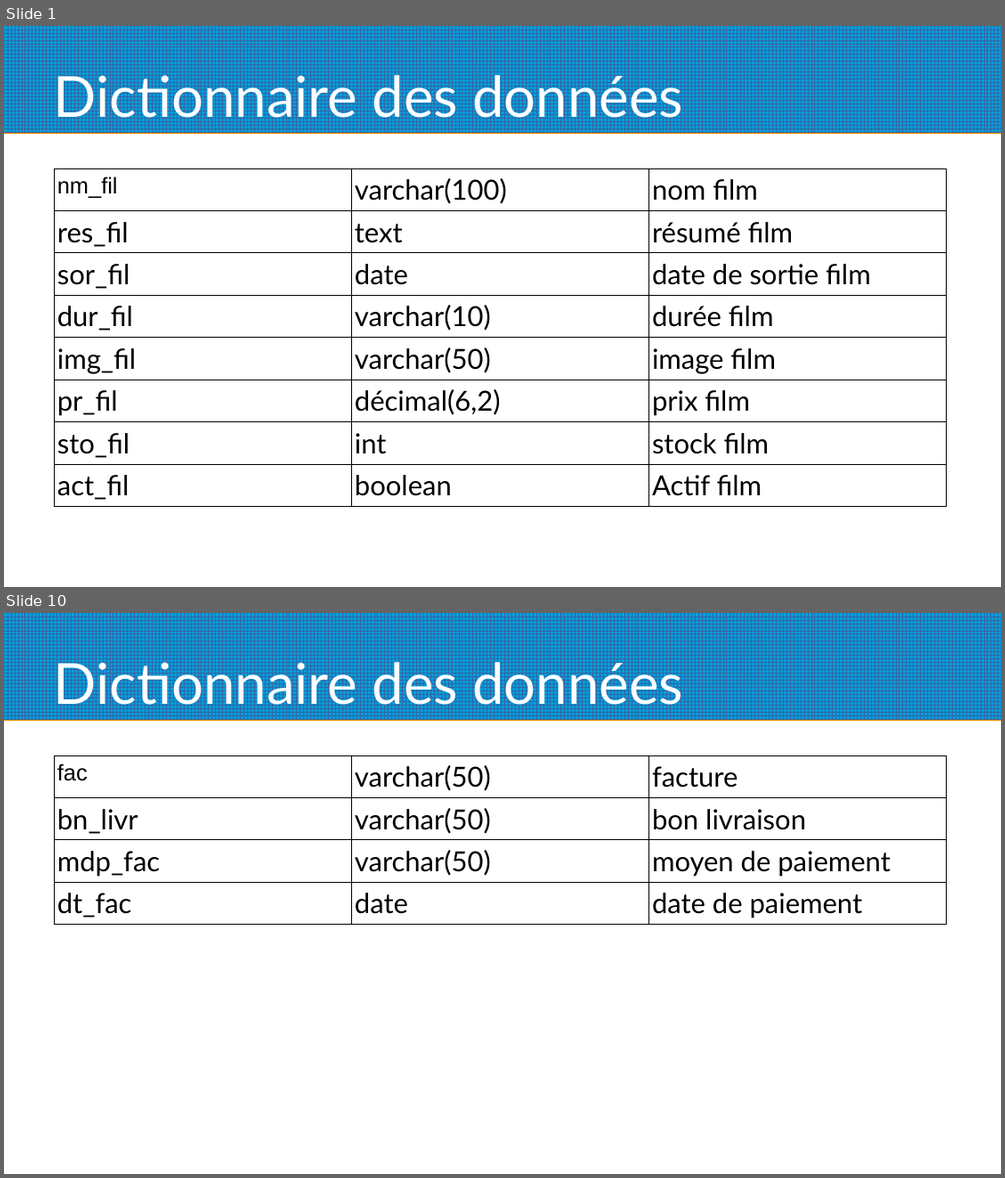
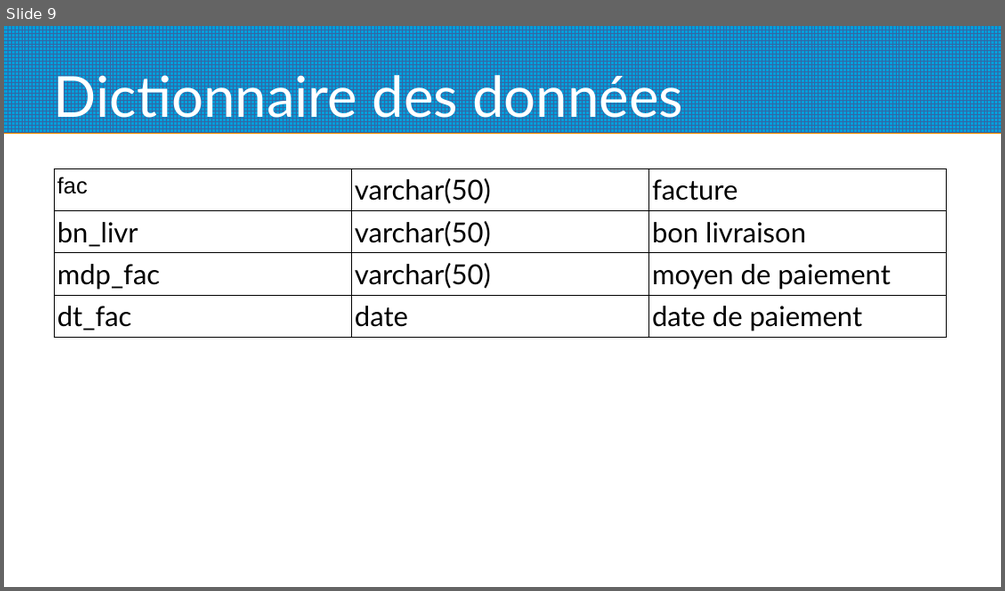
Before and after one commit to gotied/Fil_Rouge, a slide deck: Base_de_donnee/dictionnaire des donnees.odp. Shown one above the other, each under a label of ours: slides 1 and 10 before the commit, slide 9 after it; the slides between them are not shown. The pictures are 1005x1178 and 1005x591 pixels, drawn with LibreOffice and Linux fonts; fonts in the diff are those of the drawing. Boxes give left, top, right and bottom in pixels: in the first picture for what was removed or moved away, otherwise in the second. Text is boxed around its words. In the diff, an @@ line names an element or a change of style, - is before the commit and + after.

```diff
--- a/Base_de_donnee/dictionnaire des donnees.odp
+++ b/Base_de_donnee/dictionnaire des donnees.odp
@@ slide 1 removed at <box>4,26,1001,587</box>, background #FFFFFF; not listed: 1 template element that a slide beside it also shows @@
@@ title removed at <box>54,68,683,127</box> @@
-Dictionnaire des données
@@ table removed at <box>54,168,947,503</box>, 8 rows, 3 columns @@
-nm_fil | varchar(100) | nom film
-res_fil | text | résumé film
-sor_fil | date | date de sortie film
-dur_fil | varchar(10) | durée film
-img_fil | varchar(50) | image film
-pr_fil | décimal(6,2) | prix film
-sto_fil | int | stock film
-act_fil | boolean | Actif film
@@ what was slide 10 is now slide 9 @@
```
Also in this commit, not shown: 8 slides changed, 1 slide added, 1 other slide removed, 1 other file.
